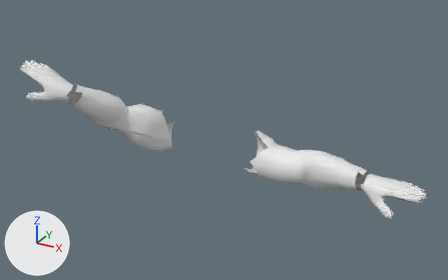
The Blender file sources_blender/bras_fps_anims.blend, before and after one commit.
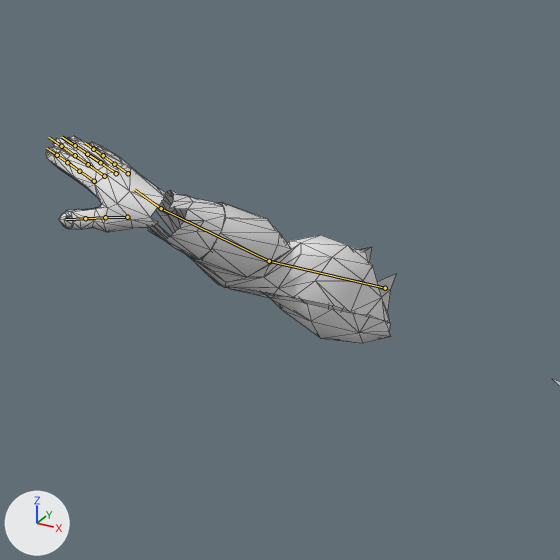
Old and new are each drawn whole from a 50 mm lens placed at (1.248, -2.05, 2.549), pointed at (0.187, -0.121, 1.584) and again close up on the part from 0% to 55% of the width and 0% to 88% of the height. The axes (+X, +Y, +Z) are drawn at lower left. The lights are the same throughout. The older version's two pictures come first. Both versions are drawn at frame 7 of the action 'lourd'; the numbers are the values there. The bones that change, and the others that lie on the model, are drawn over the model as lines in the close-ups. The close-ups show mesh edges as thin lines.

The first close-up shows 'brassards', 'gants', 'manches'.
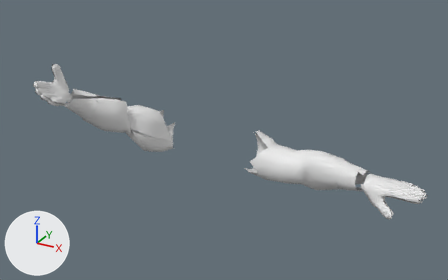
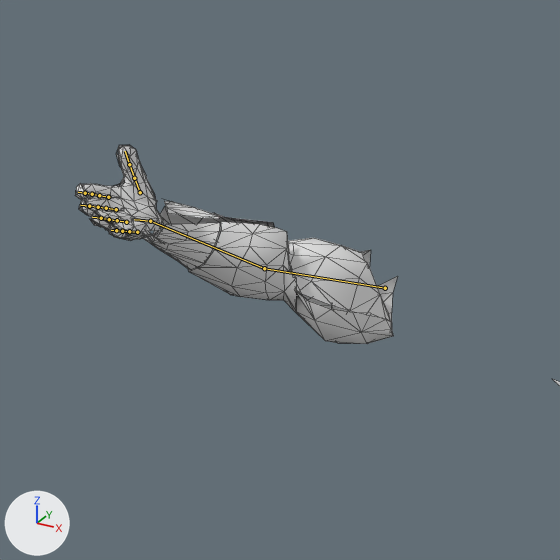
Changed parts and their boxes (x1, y1, x2, y2) in the close-ups (560 x 560 px):
'manches', posed
    before: (187, 203, 560, 386)
    after: (188, 213, 560, 386)
'gants', posed
    before: (46, 136, 166, 232)
    after: (75, 145, 164, 240)
'brassards', posed
    before: (148, 190, 225, 259)
    after: (143, 201, 220, 270)
bone 'upperarm_r', root to tip
    before: (385, 288) to (269, 261)
    after: (385, 288) to (264, 268)
bone 'lowerarm_r', root to tip
    before: (269, 261) to (161, 208)
    after: (264, 268) to (150, 221)

Patch to the scene script:
```diff
--- a/sources_blender/bras_fps_anims.blend.py
+++ b/sources_blender/bras_fps_anims.blend.py
@@ bone_upperarm_r @@
 bone_upperarm_r = bpy.data.objects['Armature'].pose.bones['upperarm_r']  # child of 'clavicle_r'
-bone_upperarm_r.rotation_quaternion = (0.619, 0.506, 0.574, 0.192)  # degrees (101, 31, 72)
+bone_upperarm_r.rotation_quaternion = (0.61, 0.464, 0.598, 0.237)  # degrees (100, 31, 78)
@@ bone_lowerarm_r @@
 bone_lowerarm_r = bpy.data.objects['Armature'].pose.bones['lowerarm_r']  # child of 'upperarm_r'
-bone_lowerarm_r.rotation_quaternion = (0.7, 0.068, -0.706, -0.065)  # degrees (93, -79, -92)
+bone_lowerarm_r.rotation_quaternion = (0.708, 0.069, 0.699, 0.068)  # degrees (86, 79, 86)
```
